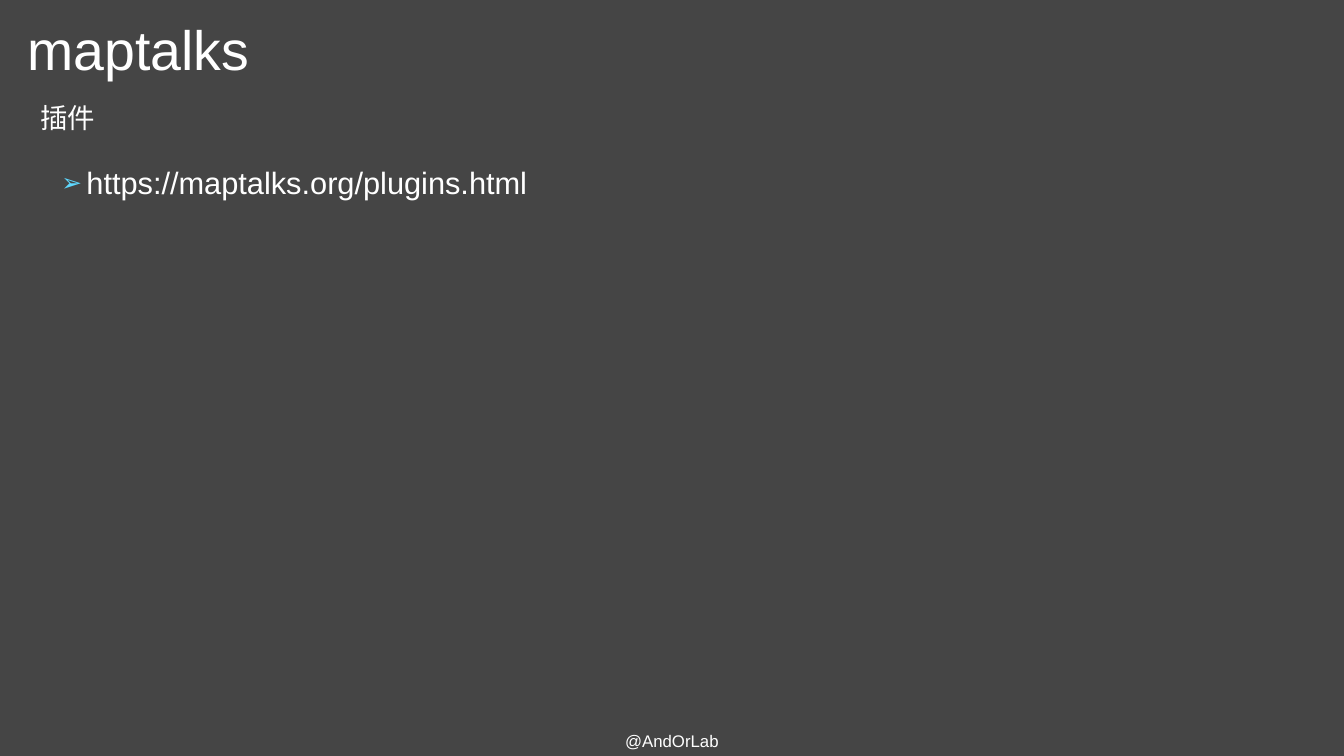
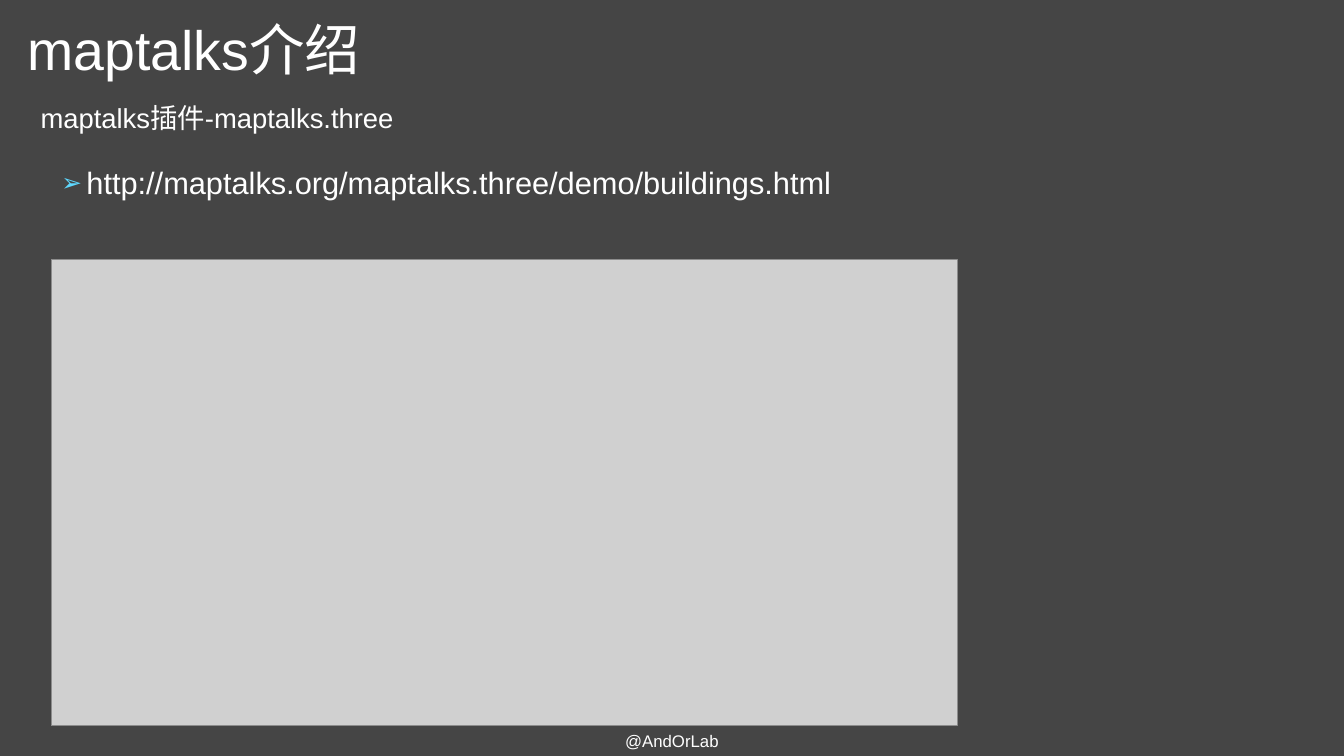
Before and after one commit to AndorLab/TodoList, a slide deck: slide 4 of contents/2018-11-14-杜秀秀/maptalks使用基础.pptx. Drawn at 1344x756 pixels with LibreOffice and Linux fonts; fonts in the diff are those of the drawing; grey boxes stand for pictures. Boxes give left, top, right and bottom in pixels: in the first picture for what was removed or moved away, otherwise in the second. Text is boxed around its words. In the diff, an @@ line names an element or a change of style, - is before the commit and + after.

```diff
--- a/contents/2018-11-14-杜秀秀/maptalks使用基础.pptx
+++ b/contents/2018-11-14-杜秀秀/maptalks使用基础.pptx
@@ title at (x1=27, y1=26, x2=360, y2=80): text changed @@
-maptalks
+maptalks介绍
@@ text at (x1=41, y1=107, x2=394, y2=134): text changed @@
-插件
+maptalks插件-maptalks.three
@@ text at (x1=86, y1=171, x2=831, y2=200): text changed @@
-➢ https://maptalks.org/plugins.html
+➢ http://maptalks.org/maptalks.three/demo/buildings.html
@@ picture added at (x1=51, y1=259, x2=958, y2=725) @@
```
Also in this commit, not shown: 7 other slides changed, 3 slides added.
